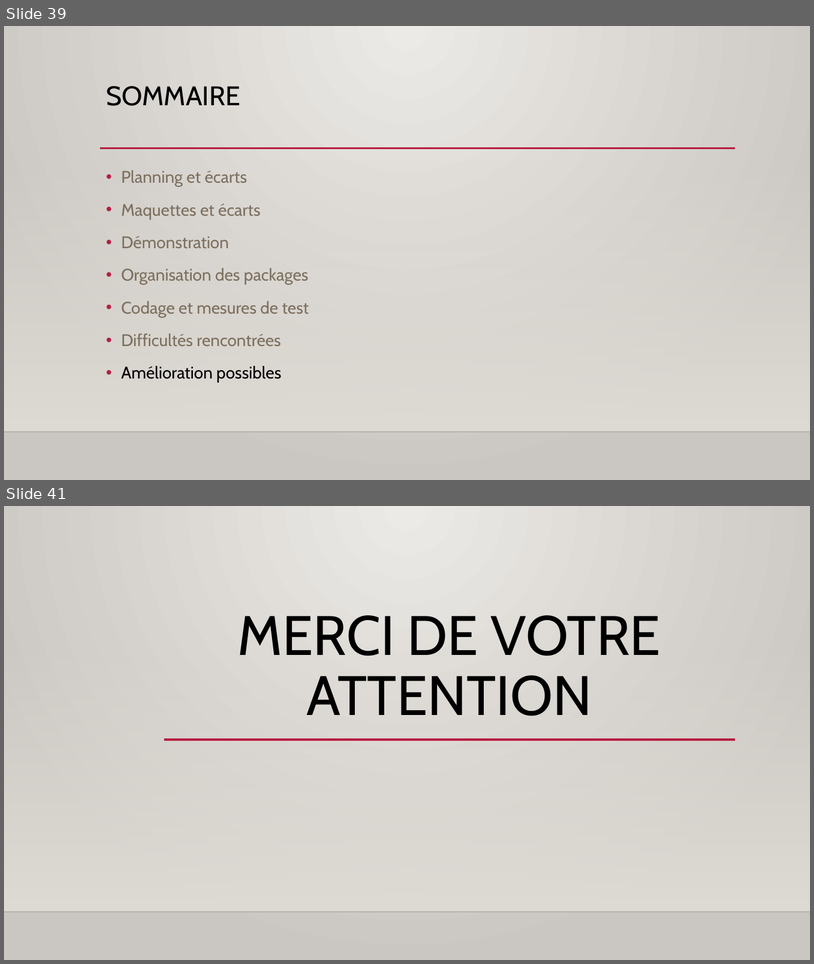
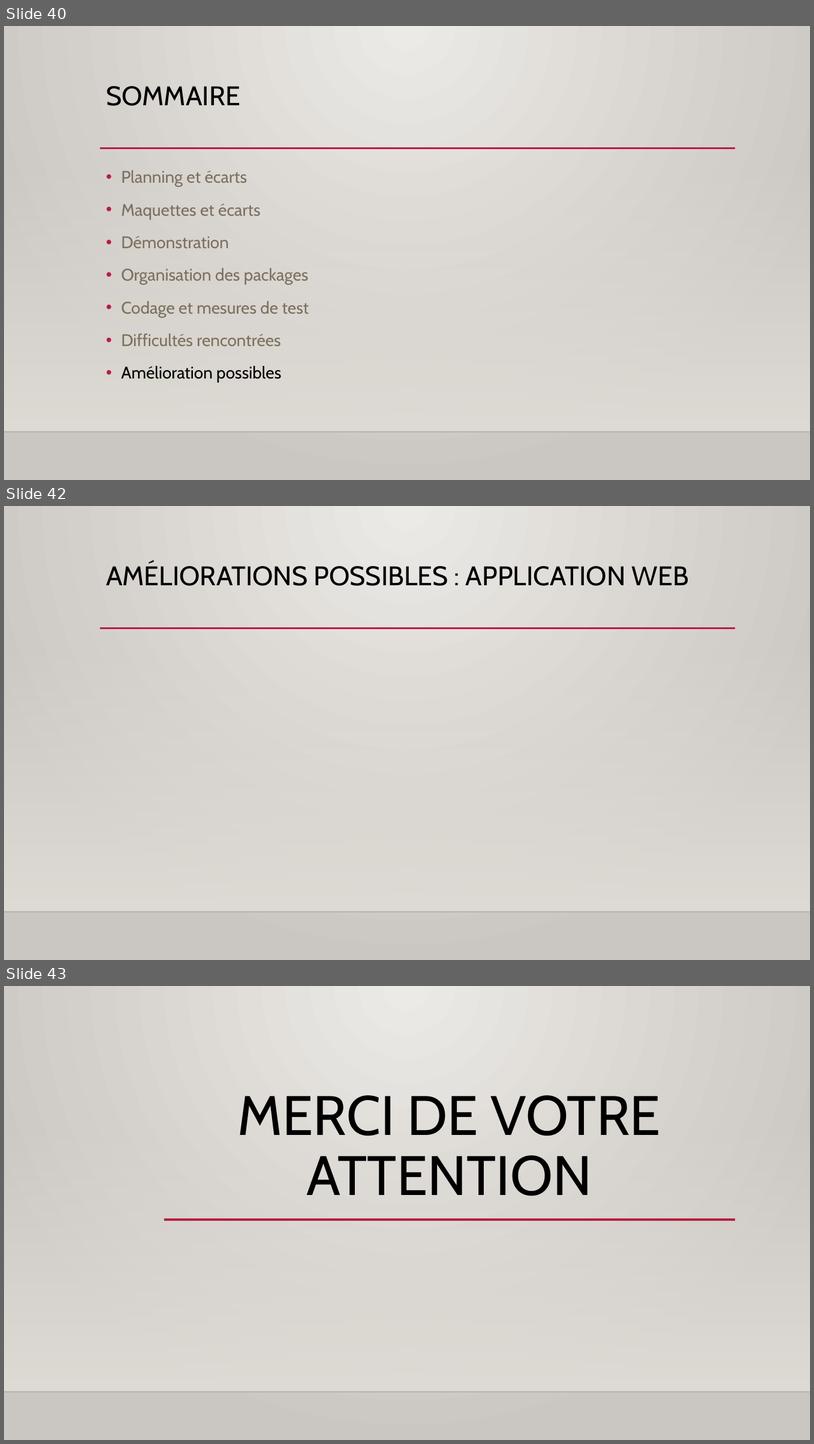
Before and after one commit to Jeremy-Duval/CPOA_Festival_Cannes, a slide deck: documents/Présentation.pptx. Shown one above the other, each under a label of ours: slides 39 and 41 before the commit, slides 40, 42 and 43 after it; the slides between them are not shown. The pictures are 814x964 and 814x1444 pixels, drawn with LibreOffice and Linux fonts; fonts in the diff are those of the drawing; background and template pictures are left out. Boxes give left, top, right and bottom in pixels: in the first picture for what was removed or moved away, otherwise in the second. Text is boxed around its words. In the diff, an @@ line names an element or a change of style, - is before the commit and + after.

```diff
--- a/documents/Présentation.pptx
+++ b/documents/Présentation.pptx
@@ slide 42 added at (x1=4, y1=506, x2=810, y2=960), background gradient #ECEAE7 to #CAC7C1; not listed: 3 template elements that a slide beside it also shows @@
@@ title added at (x1=106, y1=562, x2=689, y2=586), 32 pt, text #000000 @@
+AMÉLIORATIONS POSSIBLES : APPLICATION WEB
@@ what was slide 39 is now slide 40 @@
@@ what was slide 41 is now slide 43 @@
```
Also in this commit, not shown: 1 slide changed, 3 other slides added, 2 slides removed.
